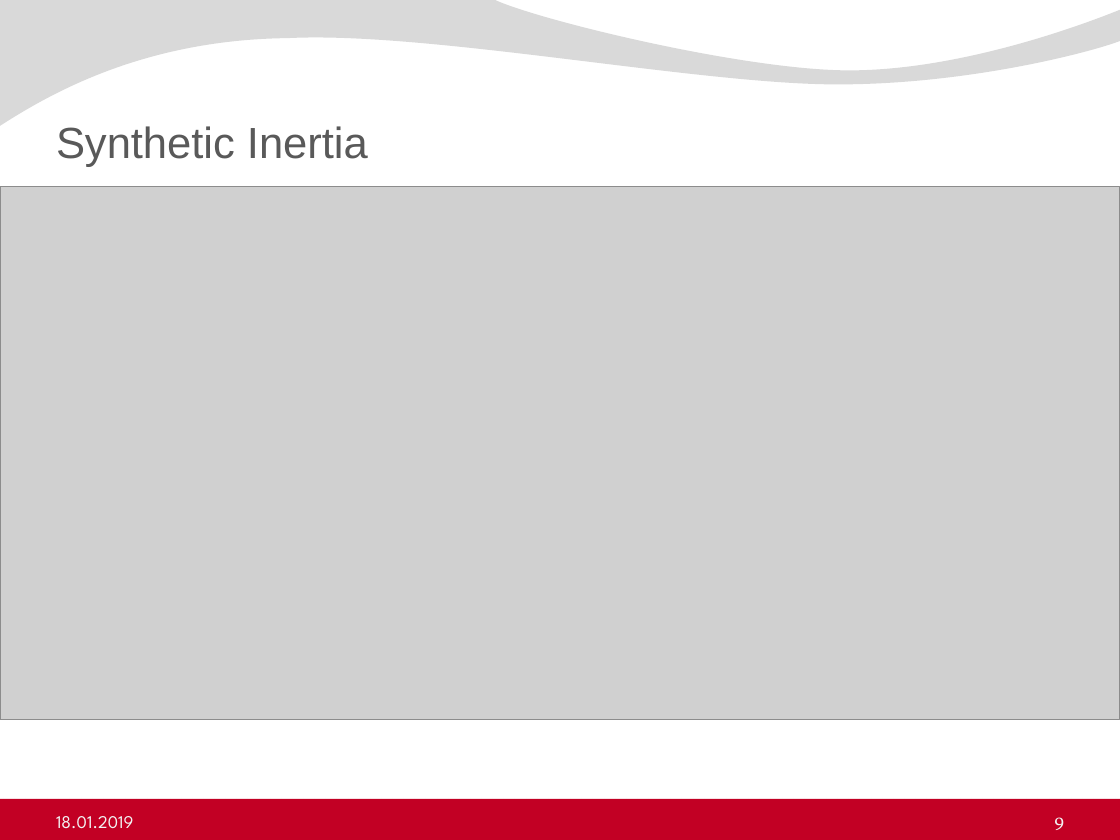
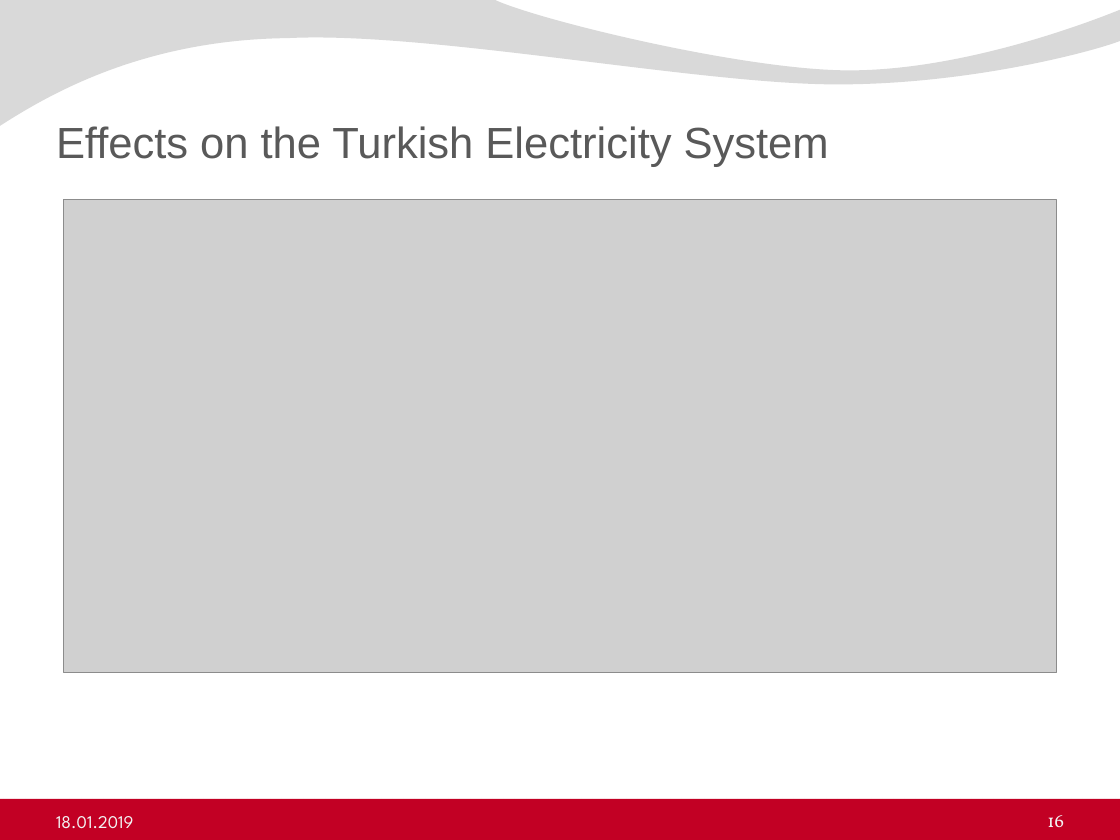
Before and after one commit to ErencanDuymaz/Research, a slide deck: slide 16 of Thesis/Thesis Defence/Erencan_Duymaz_thesis_defence.pptx (slide 9 before the commit). Drawn at 1120x840 pixels with LibreOffice and Linux fonts; fonts in the diff are those of the drawing; grey boxes stand for pictures; background and template pictures are left out. Boxes give left, top, right and bottom in pixels: in the first picture for what was removed or moved away, otherwise in the second. Text is boxed around its words. In the diff, an @@ line names an element or a change of style, - is before the commit and + after.

Commit message:
Presentation is updated. Effects in the Turkish Electricity system is added.

```diff
--- a/Thesis/Thesis Defence/Erencan_Duymaz_thesis_defence.pptx
+++ b/Thesis/Thesis Defence/Erencan_Duymaz_thesis_defence.pptx
@@ title at box(56, 126, 829, 167): text changed @@
-Synthetic Inertia
+Effects on the Turkish Electricity System
@@ picture: place and size @@
-picture at box(0, 186, 1120, 720)
+picture at box(64, 199, 1056, 672)
@@ page number at box(1047, 815, 1064, 827): text changed @@
-9
+16
```
Also in this commit, not shown: 5 other slides changed, 8 slides added, 8 other files.
